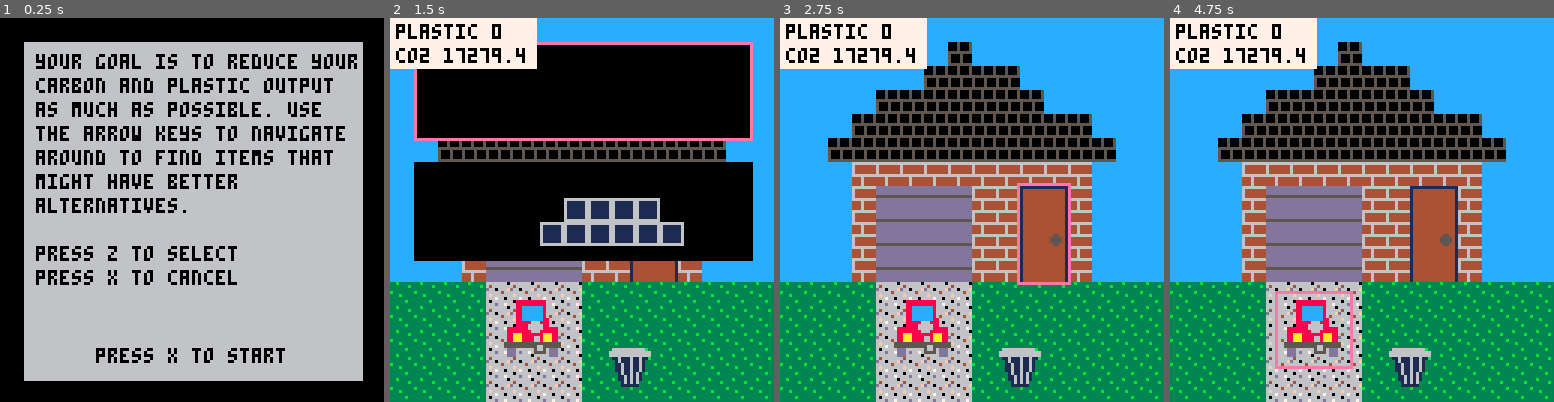
Above: before the commit, frames 1-4 (left to right).
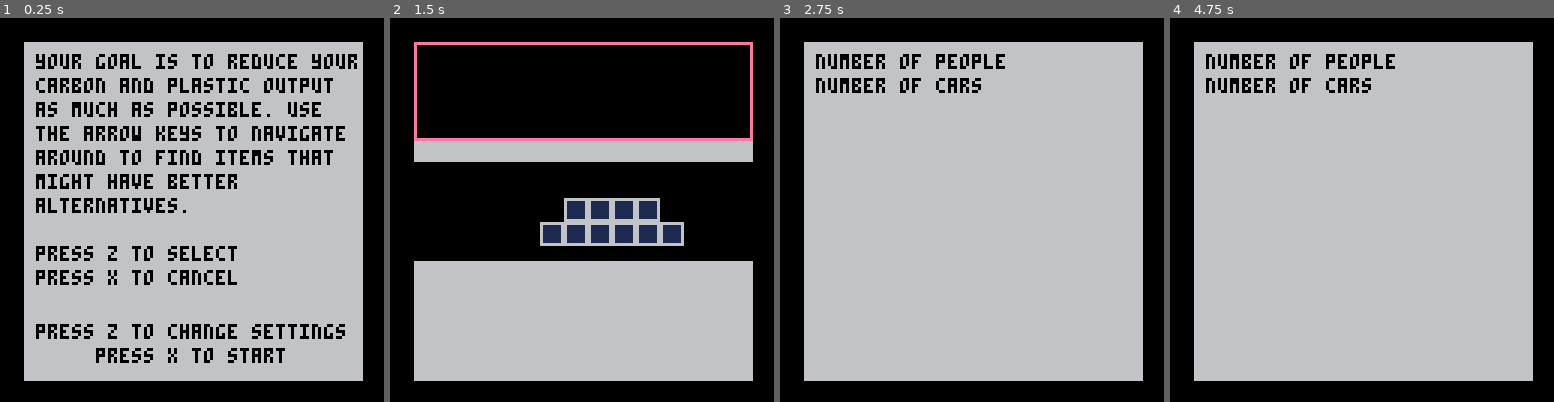
Above: after the commit, the same moments.

Repository: EmilyRagan/senior-project
Game: PICO-8 cartridge carts/home.p8
The game is run twice, just before and just after one commit, with the same random seed, the same clock (stepped at 60 frames per second) and the same inputs.
Inputs:
- Up to frame 1 (0.25 s): no input
- Up to frame 2 (1.5 s): tap O (Z key) at 0.33, 0.7, 1.43 s; tap X (X key) at 1.07 s
- Up to frame 3 (2.75 s): hold Left 1.97-2.37 s; tap X (X key) at 2.07, 2.4, 2.73 s; tap O (Z key) at 2.22 s; hold Down from 2.42 s (still down)
- Up to frame 4 (4.75 s): release Down at 2.82 s; hold Right 2.87-3.53 s; tap X (X key) every 0.33 s from 3.07 to 4.73 s; tap O (Z key) at 3.1, 3.98 s; hold Up 3.58-4.08 s; hold Right 4.13-4.53 s; hold Down from 4.58 s (still down)

The runs differ from the first frame. In frame 1, 1.2% of the frame differs, in the area x 9-90%, y 79-84%; in frame 2, 51%; in frame 3, 91%; in frame 4, 91%, in the area x 0-100%, y 0-100%.

Commit message:
set up settings

Diff:
--- a/carts/home.p8
+++ b/carts/home.p8
@@ -29,6 +29,11 @@
 -- initial display values
 show_instructions = true
 show_alternatives = false
+show_settings = false
+
+-- settings
+num_cars = 1
+num_people = 1
 
 -- arrays in Lua are 1-indexed, so 1st thing in options list is index 1
 -- 0 index === nil
@@ -44,7 +49,7 @@
         sprite_width = 6,
         x = 38,
         y = 26,
-        carbon = 5384
+        carbon = 5384 * num_people
       },
       {
         -- solar panels
@@ -54,7 +59,7 @@
         x = 38,
         y = 26,
         -- TODO: more realistic carbon value for how solar panels impact home energy usage
-        carbon = 2500
+        carbon = 2500 * num_people
       },
     }
   },
@@ -82,7 +87,7 @@
         sprite_width = 3,
         x = 36,
         y = 92,
-        carbon = 11141
+        carbon = 11141 * num_cars
       },
       {
         -- electric car
@@ -92,7 +97,7 @@
         x = 36,
         y = 92,
         -- TODO: find more accurate electric car manufacturing carbon value
-        carbon = 5000
+        carbon = 5000 * num_cars
       },
       {
         -- bike
@@ -102,7 +107,7 @@
         x = 36,
         y = 100,
         -- TODO: find more accurate bike manufacturing carbon value
-        carbon = 10
+        carbon = 10 * num_cars
       }
     }
   },
@@ -121,7 +126,7 @@
           multiplier = 1,
           addition = 0
         },
-        carbon = 692
+        carbon = 692 * num_people
       },
       {
         -- trash and recycling
@@ -135,7 +140,7 @@
           multiplier = 0.9,
           addition = 0
         },
-        carbon = 401
+        carbon = 401 * num_people
       }
     }
   }
@@ -225,7 +230,7 @@
         x = 20,
         y = 20,
         multiplier = 1.5,
-        carbon = 59.6, -- kg CO2 per kg beef, but how much beef does the average american eat in a year?
+        carbon = 59.6 * num_people, -- kg CO2 per kg beef, but how much beef does the average american eat in a year?
       },
       {
         -- poultry
@@ -235,7 +240,7 @@
         x = 20,
         y = 20,
         multiplier = 2,
-        carbon = 6.1, -- kg CO2 per kg poultry, but how much poultry does the average american eat in a year?
+        carbon = 6.1 * num_people, -- kg CO2 per kg poultry, but how much poultry does the average american eat in a year?
       }
     }
   },
@@ -265,7 +270,7 @@
         x = 60,
         y = 12,
         multiplier = 2,
-        carbon = 2.8, -- kg CO2 per kg milk, needs convert to liquid, how much milk does the average american consume in a year?
+        carbon = 2.8 * num_people, -- kg CO2 per kg milk, needs convert to liquid, how much milk does the average american consume in a year?
         -- also plastic value?
       },
       {
@@ -276,7 +281,7 @@
         x = 60,
         y = 12,
         multiplier = 2,
-        carbon = 1, -- kg CO2 per kg milk, needs convert to liquid, how much milk does the average american consume in a year?
+        carbon = 1 * num_people, -- kg CO2 per kg milk, needs convert to liquid, how much milk does the average american consume in a year?
         -- plastic value?
       }
     }
@@ -438,6 +443,9 @@
   if (show_instructions)
   then
     drawInstructions()
+  elseif (show_settings)
+  then
+    drawSettings()
   elseif (current_scene == outdoor_interactives)
   then
     drawOutside()
@@ -453,7 +461,7 @@
   end
 
   -- flash highlight on and off
-  if (not show_instructions and t % 2 < 1 and not show_alternatives)
+  if (not show_instructions and t % 2 < 1 and not show_alternatives and not show_settings)
   then
     color(14)
     local item = current_item.options[current_item.current]
@@ -477,7 +485,7 @@
     drawAlternativeSelection(current_item)
   end
 
-  if (not show_instructions)
+  if (not show_instructions and not show_settings)
   then
     drawHeadsUpDisplay()
   end
@@ -537,12 +545,26 @@
   print('alternatives.', 12, 60)
   print('press z to select', 12, 76)
   print('press x to cancel', 12, 84)
+  print('press z to change settings', hcenter('press z to change settings'), 102)
   print('press x to start', hcenter('press x to start'), 110)
   if (btnp(buttons.x))
   then
     show_instructions = false
     _draw()
-  end
+  elseif (btnp(buttons.o))
+  then
+    show_instructions = false
+    show_settings = true
+    _draw()
+  end
+end
+
+function drawSettings()
+  color(6)
+  rectfill(8, 8, 120, 120)
+  color(0)
+  print('number of people', 12, 12)
+  print('number of cars', 12, 20)
 end
 
 function drawOutside()
